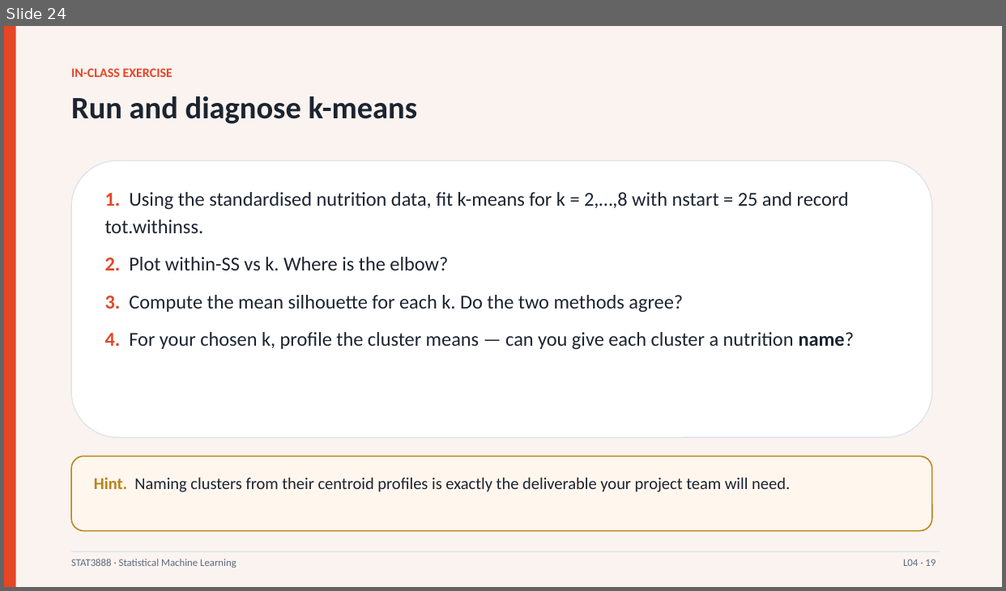
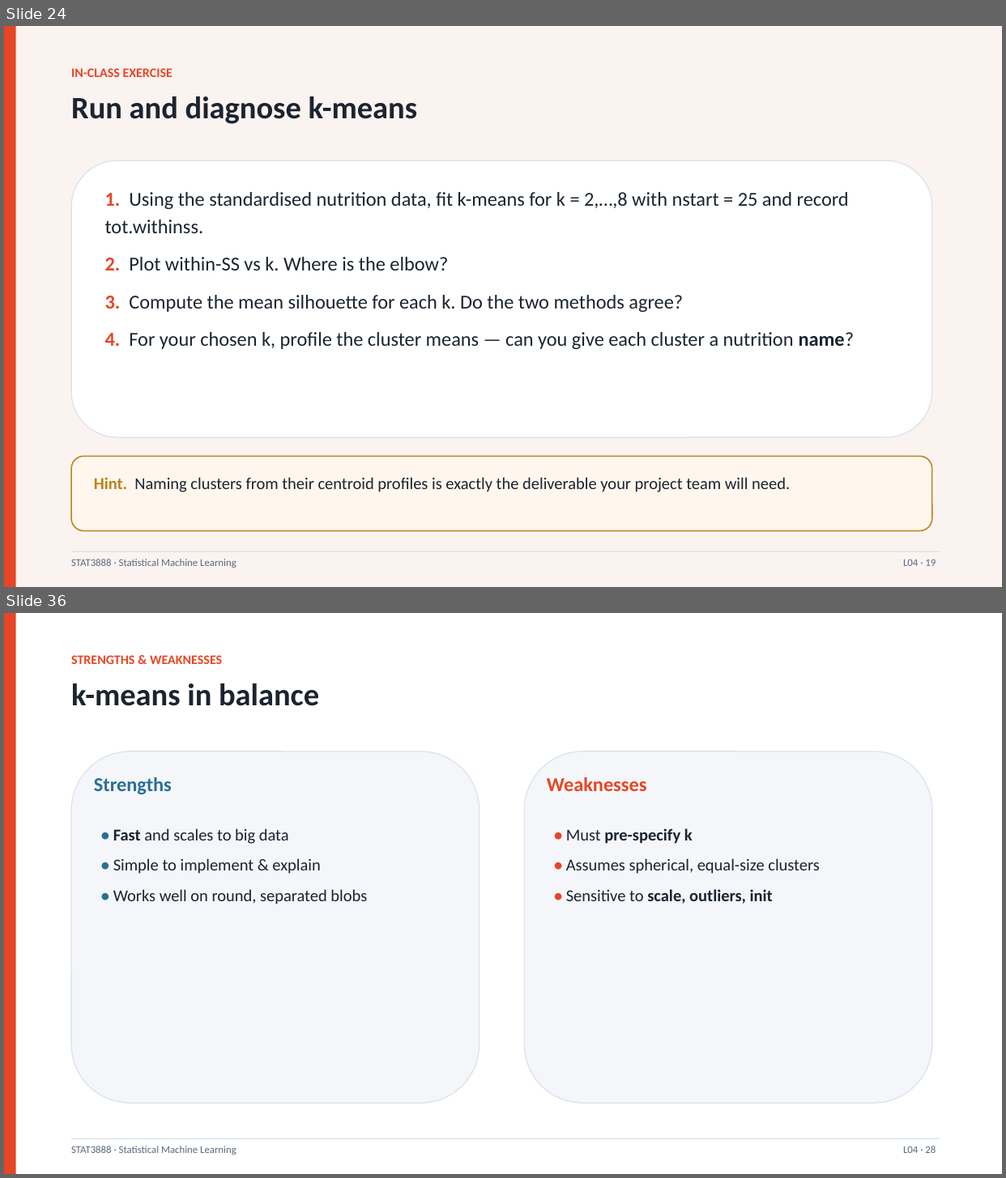
Before and after one commit to liuyizhou0402/data-analysis, a slide deck: STAT3888_course/Lecture04_Kmeans.pptx. Shown one above the other, each under a label of ours: slide 24 before the commit, slides 24 and 36 after it; the slides between them are not shown. The pictures are 1006x591 and 1006x1178 pixels, drawn with LibreOffice and Linux fonts; fonts in the diff are those of the drawing. Boxes give left, top, right and bottom in pixels: in the first picture for what was removed or moved away, otherwise in the second. Text is boxed around its words. In the diff, an @@ line names an element or a change of style, - is before the commit and + after.

```diff
--- a/STAT3888_course/Lecture04_Kmeans.pptx
+++ b/STAT3888_course/Lecture04_Kmeans.pptx
@@ slide 36 added at (x1=4, y1=613, x2=1002, y2=1174), background #FFFFFF @@
@@ rectangle added at (x1=4, y1=613, x2=16, y2=1174), fill #E64626 @@
@@ text added at (x1=71, y1=655, x2=222, y2=664), 12.5 pt, text #E64626, bold @@
+STRENGTHS & WEAKNESSES
@@ text added at (x1=71, y1=683, x2=319, y2=706), 30 pt, text #1B2430, bold @@
+k-means in balance
@@ rounded rectangle added at (x1=71, y1=752, x2=479, y2=1103), fill #F4F6F9, outline #DCE3EC 1 pt @@
@@ rounded rectangle added at (x1=524, y1=752, x2=932, y2=1103), fill #F4F6F9, outline #DCE3EC 1 pt @@
@@ text added at (x1=94, y1=777, x2=172, y2=794), 19 pt, text #2A6F97, bold @@
+Strengths
@@ text added at (x1=547, y1=777, x2=647, y2=791), 19 pt, text #E64626, bold @@
+Weaknesses
@@ text added at (x1=113, y1=828, x2=367, y2=905), 16 pt, text #1B2430 @@
+• Fast and scales to big data
+• Simple to implement & explain
+• Works well on round, separated blobs
@@ text added at (x1=566, y1=828, x2=820, y2=904), 16 pt, text #1B2430 @@
+• Must pre-specify k
+• Assumes spherical, equal-size clusters
+• Sensitive to scale, outliers, init
@@ rectangle added at (x1=71, y1=1139, x2=940, y2=1139), fill #DCE3EC @@
@@ text added at (x1=71, y1=1146, x2=236, y2=1155), 10 pt, text #5B6A7D @@
+STAT3888 · Statistical Machine Learning
@@ text added at (x1=903, y1=1146, x2=936, y2=1153), 10 pt, text #5B6A7D @@
+L04 · 28
```
Also in this commit, not shown: 1 slide changed, 34 other slides added, 5 other files.
